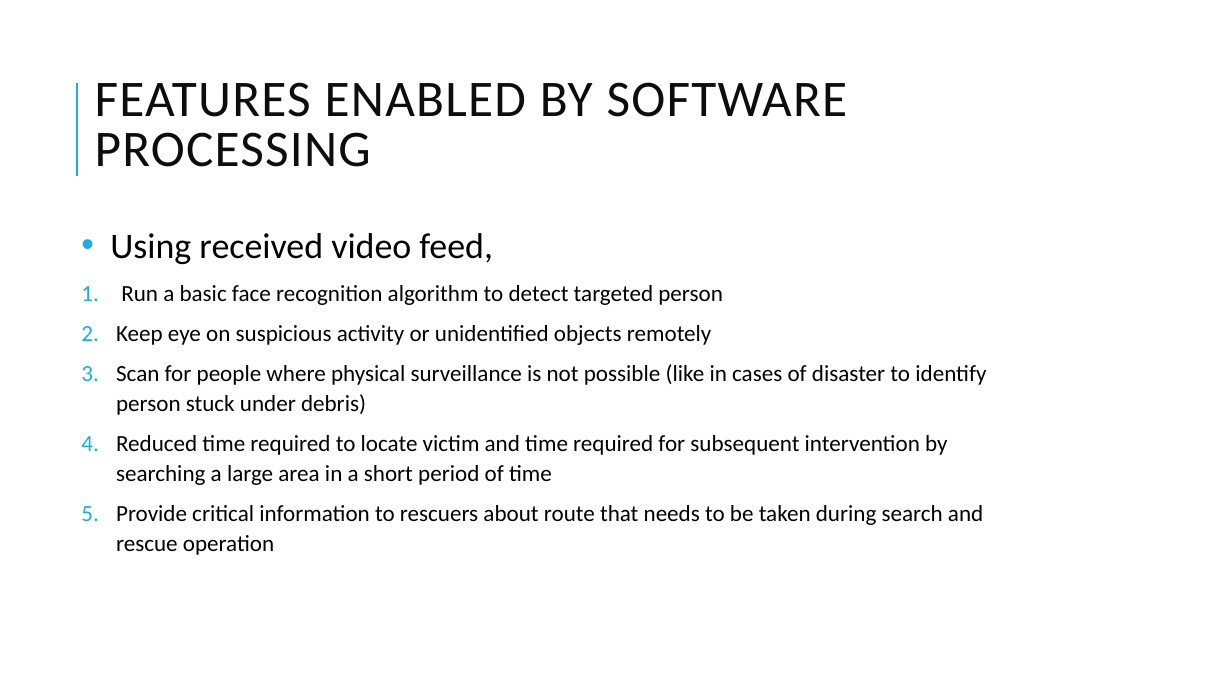
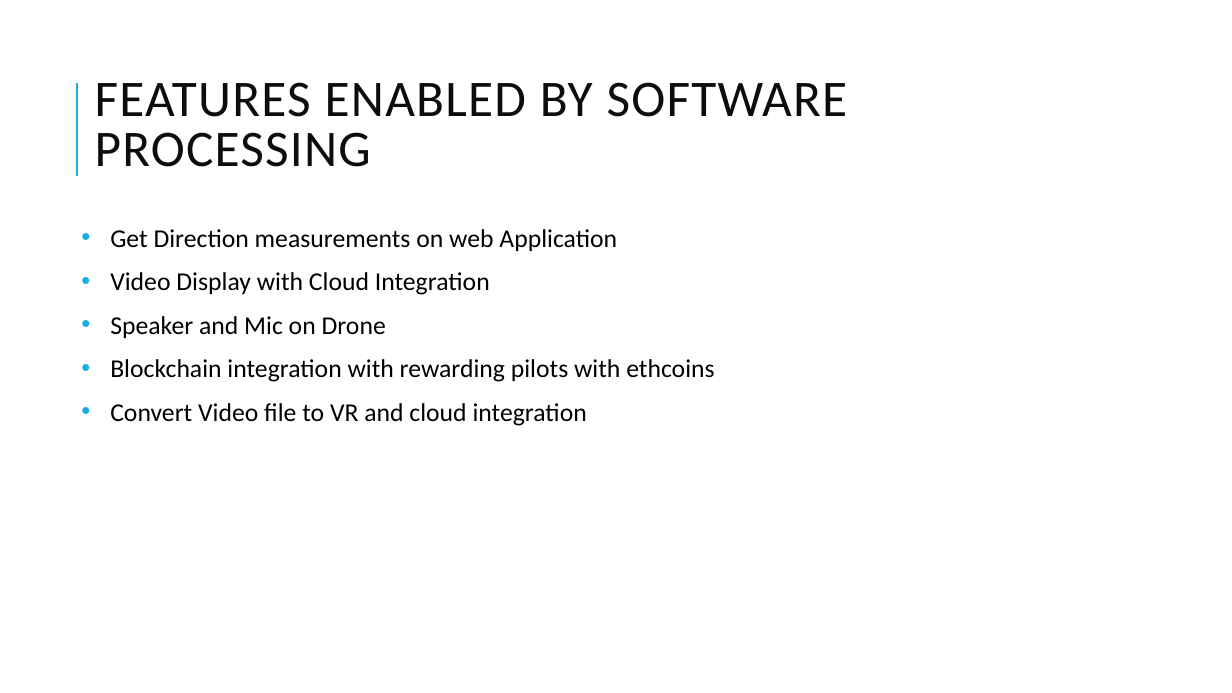
Before and after one commit to MihirRajeshPanchal/STAMP-Drone, a slide deck: slide 8 of Documentation/PPT/HighProfileSecurityDrone.pptx (slide 3 before the commit). Drawn at 1232x693 pixels with LibreOffice and Linux fonts; fonts in the diff are those of the drawing. Boxes give left, top, right and bottom in pixels: in the first picture for what was removed or moved away, otherwise in the second. Text is boxed around its words. In the diff, an @@ line names an element or a change of style, - is before the commit and + after.

Commit message:
Added Drone PPT with Features and Applications

```diff
--- a/Documentation/PPT/HighProfileSecurityDrone.pptx
+++ b/Documentation/PPT/HighProfileSecurityDrone.pptx
@@ text at [110,229,714,426]: text changed; size 18 to 20 pt @@
-• Using received video feed,
-1. Run a basic face recognition algorithm to detect targeted person
-2. Keep eye on suspicious activity or unidentified objects remotely
-3. Scan for people where physical surveillance is not possible (like in cases of disaster to identify person stuck under debris)
-4. Reduced time required to locate victim and time required for subsequent intervention by searching a large area in a short period of time
-5. Provide critical information to rescuers about route that needs to be taken during search and rescue operation
+• Get Direction measurements on web Application
+• Video Display with Cloud Integration
+• Speaker and Mic on Drone
+• Blockchain integration with rewarding pilots with ethcoins
+• Convert Video file to VR and cloud integration
```
Also in this commit, not shown: 2 other slides changed, 8 slides added, 3 slides removed, 5 other files.
